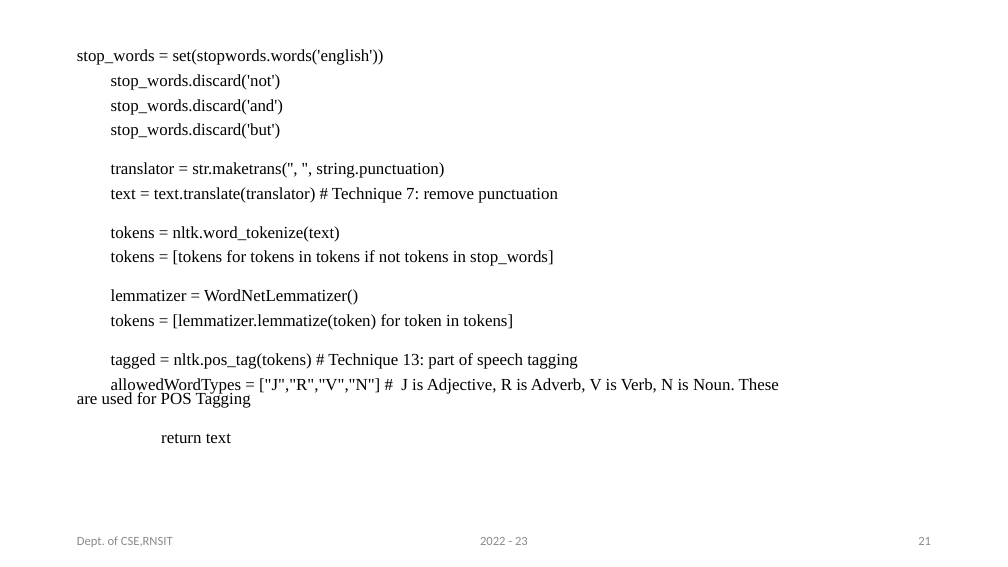
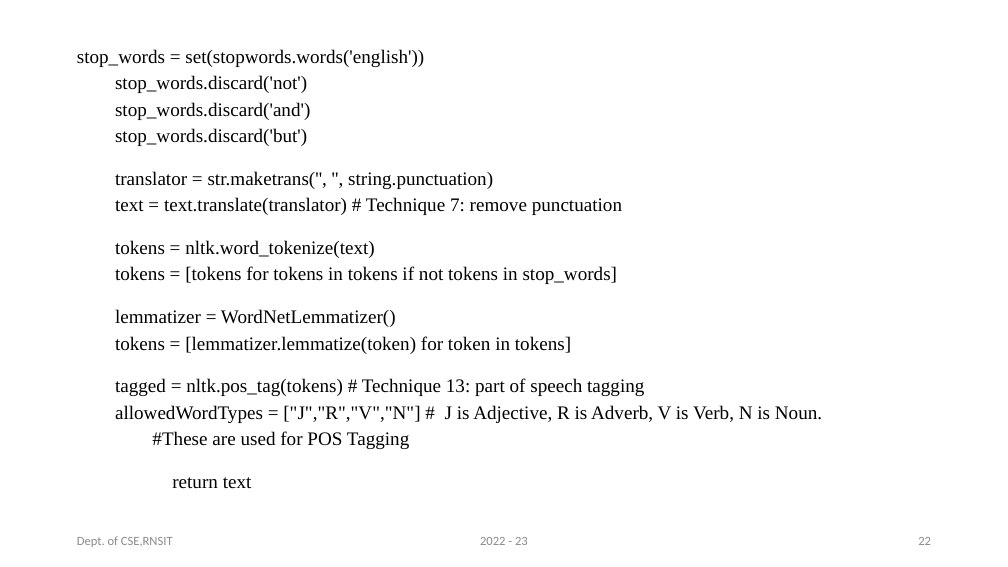
Before and after one commit to vinayhr01/Twitter-Sentiment-Analysis-Web-Application-Project, a slide deck: slide 22 of Final__Project_Presentation.pptx (slide 21 before the commit). Drawn at 1008x567 pixels with LibreOffice and Linux fonts; fonts in the diff are those of the drawing. Boxes give left, top, right and bottom in pixels: in the first picture for what was removed or moved away, otherwise in the second. Text is boxed around its words. In the diff, an @@ line names an element or a change of style, - is before the commit and + after.

```diff
--- a/Final__Project_Presentation.pptx
+++ b/Final__Project_Presentation.pptx
@@ text at (77, 49, 644, 489): size 16.1 to 18.2 pt in "stop_words = set(stopwords.words('english'))", "stop_words.discard('not')", "stop_words.discard('and')", "stop_words.discard('but')" and 8 more places @@
@@ text at (115, 405, 822, 449): text changed; size 16.1 to 18.2 pt @@
-allowedWordTypes = ["J","R","V","N"] # J is Adjective, R is Adverb, V is Verb, N is Noun. These are used for POS Tagging
+allowedWordTypes = ["J","R","V","N"] # J is Adjective, R is Adverb, V is Verb, N is Noun.
+#These are used for POS Tagging
```
Also in this commit, not shown: 20 other slides changed, 1 slide added, 1 other file.
